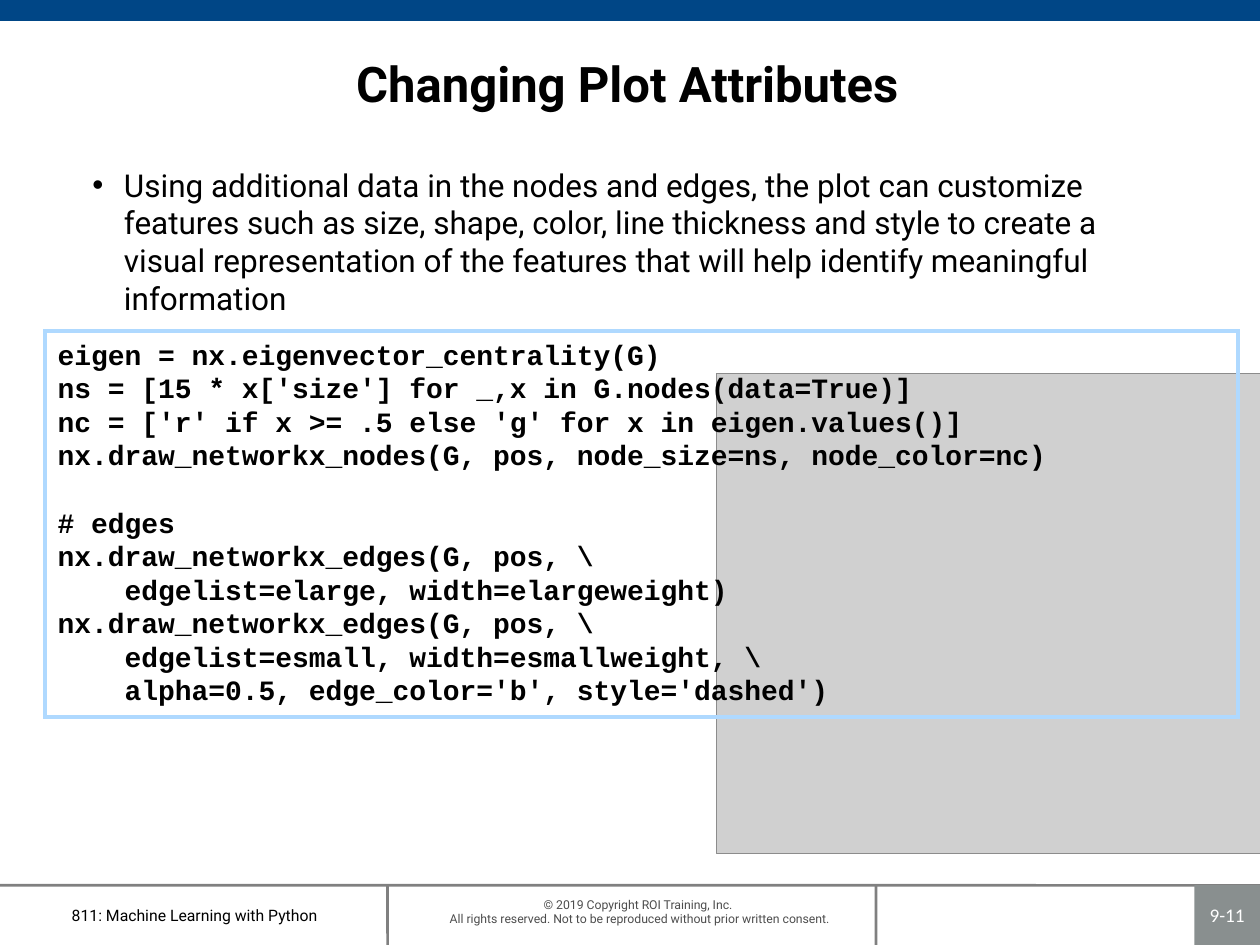
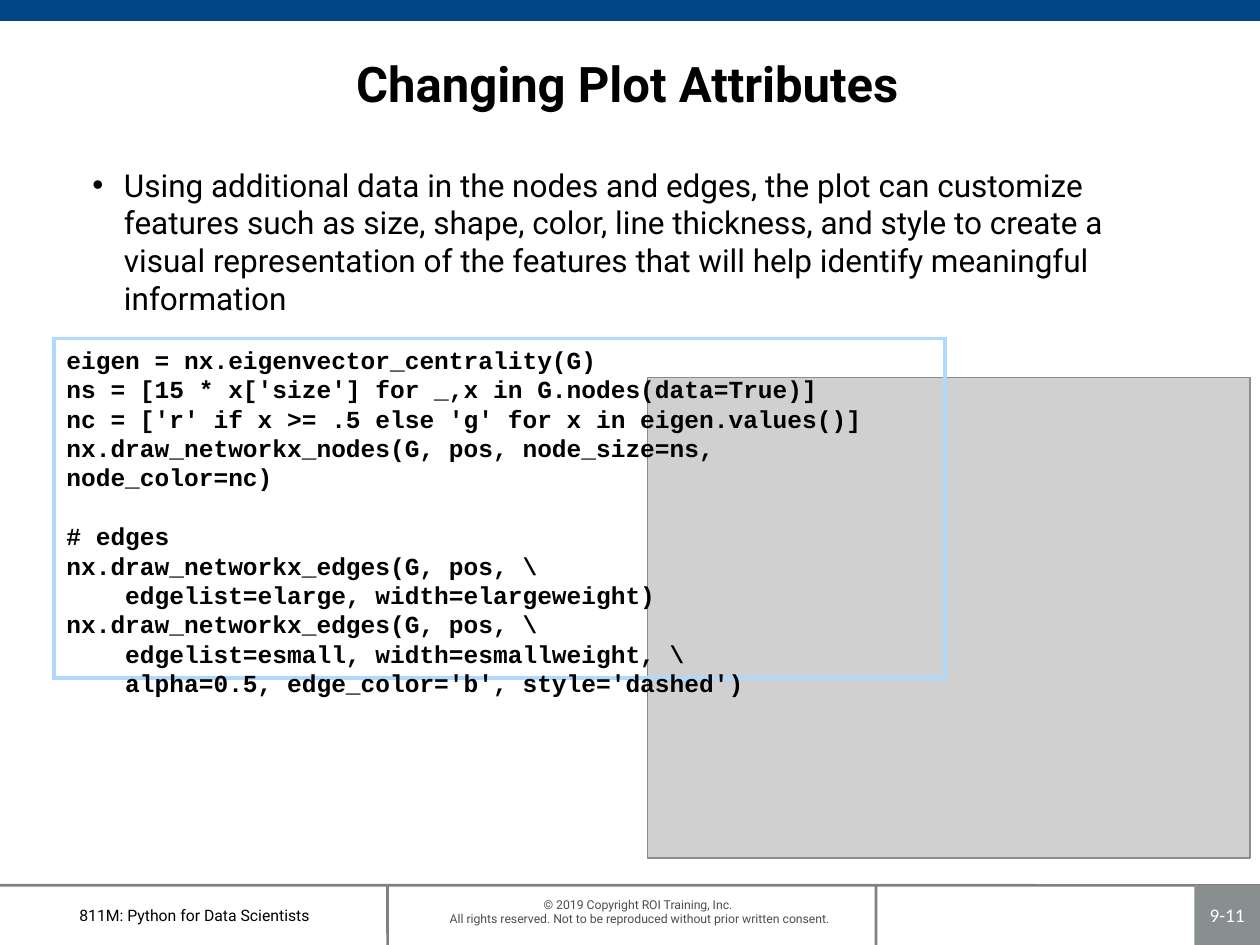
Before and after one commit to roitraining/PythonML, a slide deck: slide 11 of 811M-Ch09_GraphDatabase.pptx. Drawn at 1260x945 pixels with LibreOffice and Linux fonts; fonts in the diff are those of the drawing; grey boxes stand for pictures; background and template pictures are left out. Boxes give left, top, right and bottom in pixels: in the first picture for what was removed or moved away, otherwise in the second. Text is boxed around its words. In the diff, an @@ line names an element or a change of style, - is before the commit and + after.

```diff
--- a/811M-Ch09_GraphDatabase.pptx
+++ b/811M-Ch09_GraphDatabase.pptx
@@ text at bbox=[124, 173, 1102, 311]: text changed @@
-• Using additional data in the nodes and edges, the plot can customize features such as size, shape, color, line thickness and style to create a visual representation of the features that will help identify meaningful information
+• Using additional data in the nodes and edges, the plot can customize features such as size, shape, color, line thickness, and style to create a visual representation of the features that will help identify meaningful information
@@ rectangle "eigen = nx.eigenvector_centrality(G)": place and size @@
-rectangle "eigen = nx.eigenvector_centrality(G)" at bbox=[45, 331, 1239, 717]
+rectangle "eigen = nx.eigenvector_centrality(G)" at bbox=[54, 339, 945, 678]
@@ rectangle "eigen = nx.eigenvector_centrality(G)" at bbox=[54, 339, 945, 678]: size 16 to 14 pt @@
@@ picture: place and size @@
-picture at bbox=[717, 373, 1260, 853]
+picture at bbox=[648, 378, 1251, 858]
@@ text at bbox=[79, 909, 310, 925]: text changed @@
-811: Machine Learning with Python
+811M: Python for Data Scientists
```
Also in this commit, not shown: 14 other slides changed, 15 other files.
